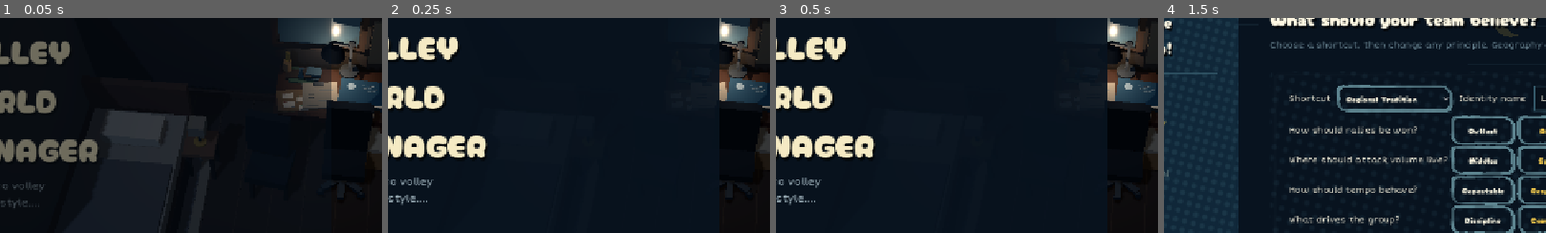
Above: before the commit, frames 1-4 (left to right).
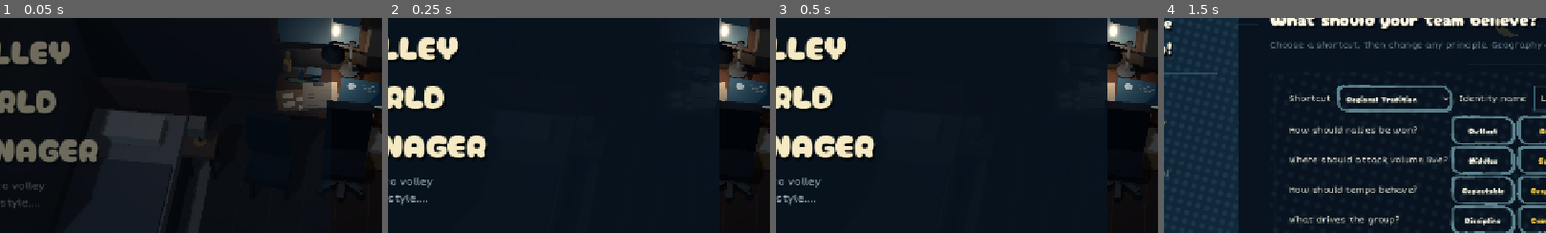
Above: after the commit, the same moments.

Repository: iracarranza/volley-world-manager
Game: Godot game, scene res://scenes/application.tscn
Two runs of this game, one before a commit and one after it. Both use one fixed random seed, a clock stepped at 60 frames per second and the inputs below.
Inputs:
- Up to frame 1 (0.05 s): no input
- Up to frame 2 (0.25 s): no input
- Up to frame 3 (0.5 s): no input
- Up to frame 4 (1.5 s): click "01 NEW CAREER" at 0.5 s; click "Continue" at 1.25 s
The pictures show only the part of the screen within x 13-63%, y 12-62%; the shares and areas given below are measured in that part.

The runs differ from the first frame. In frame 1, 0.1% of the frame differs, in the area x 95-98%, y 3-16%; in frame 2, 0.1%, in the area x 95-98%, y 4-20%; in frame 3, less than 0.1%; in frame 4, nothing differs.

Commit message:
Desk iteration 15: solve calendar registration explicitly

Diff:
--- a/scenes/office/desk_composition_calibration.gd
+++ b/scenes/office/desk_composition_calibration.gd
@@ -15,26 +15,30 @@
 	desk_camera.fov = 53.5
 	desk_camera.look_at(Vector3(1.05, 0.84, -1.53), Vector3.UP)
 
-	# Canonical dark-room palette: the historical Desk is brown/charcoal rather than orange.
 	_set_material(office.find_child("DeskTop", true, false), Color("3a2923"), 0.88)
 	_set_material(office.find_child("DeskWall", true, false), Color("302e2e"), 0.97)
 
-	# Window registration is frozen. Calendar gets one evidence-based width/position correction.
+	# Window registration is frozen.
 	_place(office, "WindowGlass", Vector3(0.62, 1.58, -1.936), Vector3(0.95, 0.88, 0.025), 0.0)
 	_scale_named(office, ["WindowTop", "WindowBottom", "WindowMullionH"], Vector3(0.92, 1.0, 1.0))
 	_move_named(office, ["WindowGlass", "WindowTop", "WindowBottom", "WindowLeft", "WindowRight", "WindowMullionV", "WindowMullionH"], Vector3(0.27, -0.08, 0.0), true)
-	var delta := Vector3(-0.02, -0.38, 0.0)
-	_move_named(office, ["CalendarBacking", "CalendarHeader", "CalendarMark"], delta, false)
-	for i in 6: _move_named(office, ["CalendarRow%02d" % i], delta, false)
-	for i in 5: _move_named(office, ["CalendarCol%02d" % i], delta, false)
-	_scale_named(office, ["CalendarBacking", "CalendarHeader"], Vector3(1.42, 1.0, 1.0))
-	for i in 6: _scale_named(office, ["CalendarRow%02d" % i], Vector3(1.42, 1.0, 1.0))
+
+	# Calendar is explicit rather than accumulated from relative transforms.
+	# Measured from iteration 14: target historical footprint ~284x131 px.
+	var wall_z := -1.943
+	_place(office, "CalendarBacking", Vector3(1.465, 1.24, wall_z), Vector3(0.59, 0.43, 0.045), 0.0)
+	_place(office, "CalendarHeader", Vector3(1.465, 1.415, wall_z - 0.028), Vector3(0.59, 0.075, 0.025), 0.0)
+	for i in 6:
+		_place(office, "CalendarRow%02d" % i, Vector3(1.465, 1.315 - float(i) * 0.052, wall_z - 0.03), Vector3(0.52, 0.010, 0.018), 0.0)
+	for i in 5:
+		_place(office, "CalendarCol%02d" % i, Vector3(1.255 + float(i) * 0.105, 1.185, wall_z - 0.03), Vector3(0.009, 0.255, 0.018), 0.0)
+	var calendar_mark := office.find_child("CalendarMark", true, false) as Node3D
+	if calendar_mark != null: calendar_mark.position = Vector3(1.36, 1.255, wall_z - 0.05)
 	_set_material(office.find_child("CalendarBacking", true, false), Color("4d4a43"), 0.96)
 	_set_material(office.find_child("CalendarHeader", true, false), Color("26272a"), 0.94)
 	for i in 6: _set_material(office.find_child("CalendarRow%02d" % i, true, false), Color("777269"), 0.96)
 	for i in 5: _set_material(office.find_child("CalendarCol%02d" % i, true, false), Color("777269"), 0.96)
 
-	# Articulated lamp proportions tightened to historical silhouette.
 	var lamp_base := office.find_child("LampBase", true, false) as Node3D
 	var lamp_stem := office.find_child("LampStem", true, false) as Node3D
 	var lamp_shade := office.find_child("LampShade", true, false) as Node3D
